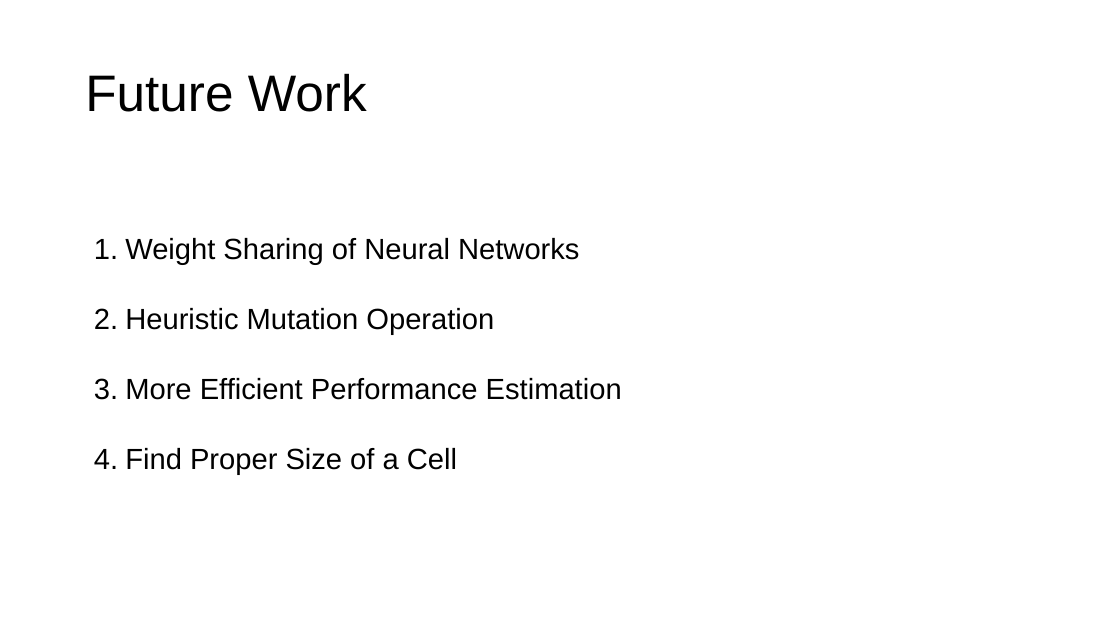
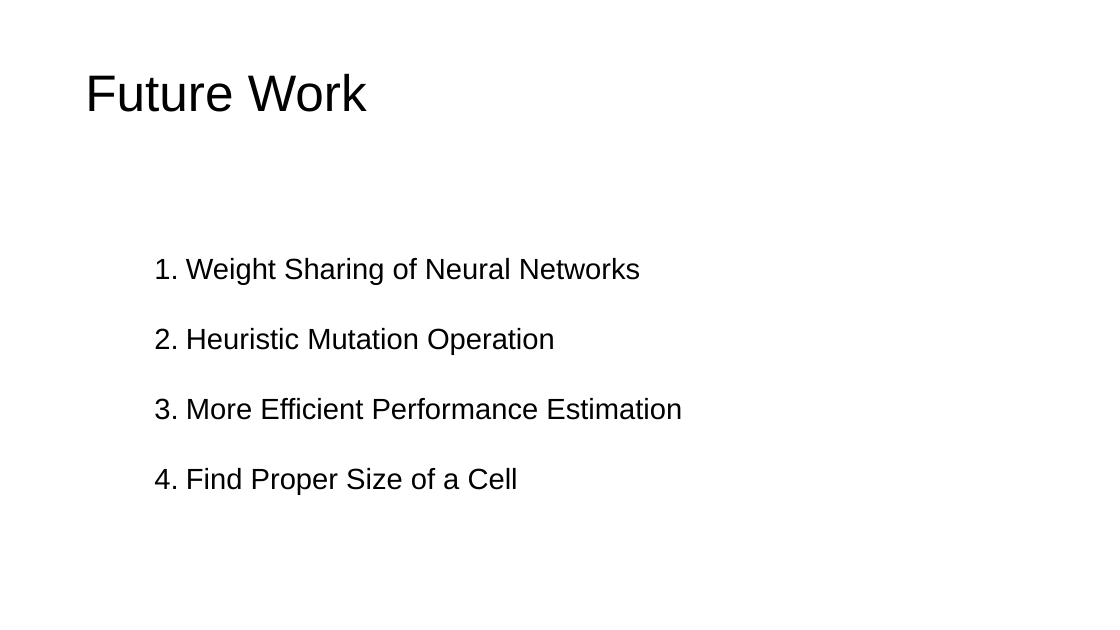
Before and after one commit to RangerX-36917/evoNAS, a slide deck: slide 28 of pre/mid/5.9_mid_report.pptx. Drawn at 1120x630 pixels with LibreOffice and Linux fonts; fonts in the diff are those of the drawing. Boxes give left, top, right and bottom in pixels: in the first picture for what was removed or moved away, otherwise in the second. Text is boxed around its words. In the diff, an @@ line names an element or a change of style, - is before the commit and + after.

```diff
--- a/pre/mid/5.9_mid_report.pptx
+++ b/pre/mid/5.9_mid_report.pptx
@@ text "Weight Sharing of Neural Networks": place and size @@
-text "Weight Sharing of Neural Networks" at <box>125,238,622,475</box>
+text "Weight Sharing of Neural Networks" at <box>186,258,682,495</box>
```
Also in this commit, not shown: 4 other slides changed, 1 other file.
